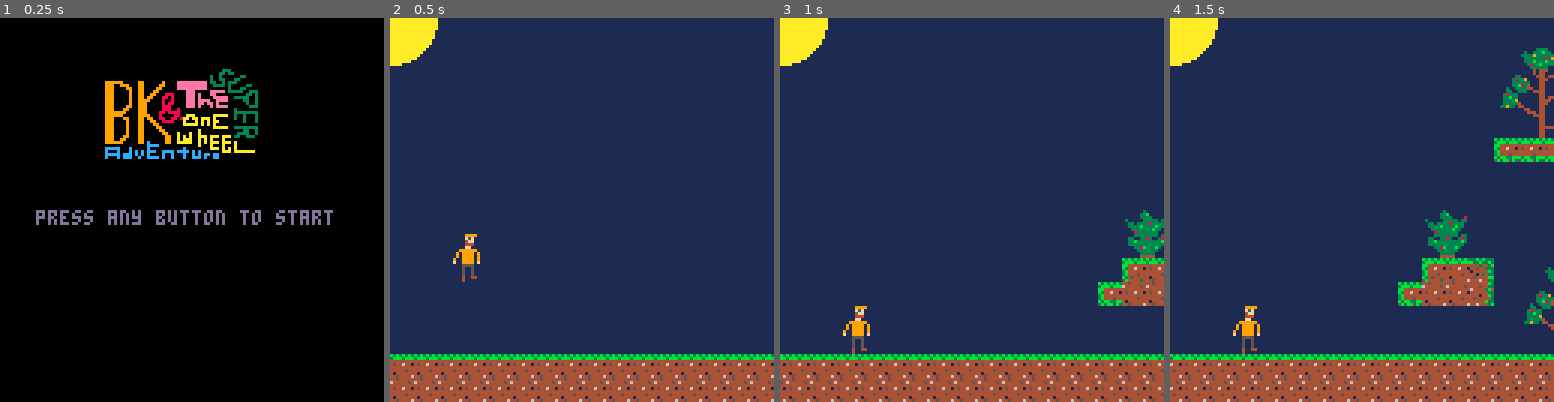
Above: before the commit, frames 1-4 (left to right).
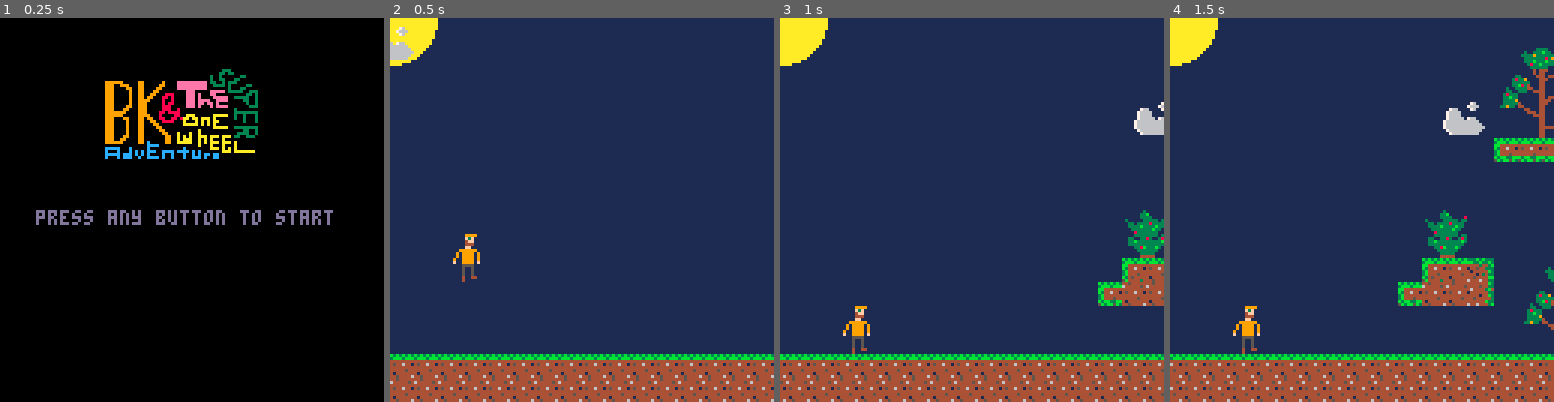
Above: after the commit, the same moments.

Repository: elennick/bksowa
Game: PICO-8 cartridge bksowa.p8
Two runs of this game, one before a commit and one after it. Both use one fixed random seed, a clock stepped at 60 frames per second and the inputs below.
Inputs:
- Up to frame 1 (0.25 s): no input
- Up to frame 2 (0.5 s): tap X (X key) at 0.33 s
- Up to frame 3 (1 s): tap O (Z key) at 0.7 s
- Up to frame 4 (1.5 s): tap X (X key) at 1.07 s

Frame 1 is identical in both runs. In frame 2, 0.3% of the frame differs, in the area x 0-7%, y 2-11%; in frame 3, 0.4%; in frame 4, 0.6%, in the area x 71-83%, y 21-31%.

Commit message:
added happy clouds
;

Diff:
--- a/bksowa.p8
+++ b/bksowa.p8
@@ -33,6 +33,26 @@
   bg.sobjects[1].x = 0
   bg.sobjects[1].y = 0
   bg.sobjects[1].sprite = 43
+  bg.sobjects[2] = {}
+  bg.sobjects[2].x = 150
+  bg.sobjects[2].y = 25
+  bg.sobjects[2].sprite = 43
+  bg.sobjects[3] = {}
+  bg.sobjects[3].x = 300
+  bg.sobjects[3].y = 15
+  bg.sobjects[3].sprite = 43
+  bg.sobjects[4] = {}
+  bg.sobjects[4].x = 450
+  bg.sobjects[4].y = 30
+  bg.sobjects[4].sprite = 43
+  bg.sobjects[5] = {}
+  bg.sobjects[5].x = 600
+  bg.sobjects[5].y = 5
+  bg.sobjects[5].sprite = 43
+  bg.sobjects[6] = {}
+  bg.sobjects[6].x = 750
+  bg.sobjects[6].y = 35
+  bg.sobjects[6].sprite = 43
 
   //camera position
   cx=0
@@ -106,6 +126,13 @@
 function drawenv()
   rectfill(0,0,1050,128,1) //sky
   circfill(cx,0,15,10) //sun
+
+		for s in all(bg.sobjects) do
+		  s.x += .25
+		  spr(s.sprite, s.x, s.y, 2, 2)
+		  if s.x < 0 then s.x=1000 end
+		end
+
 		//todo draw clouds, sprite 43
 		map(0, 0, 0, 0, 128, 16)
 end
